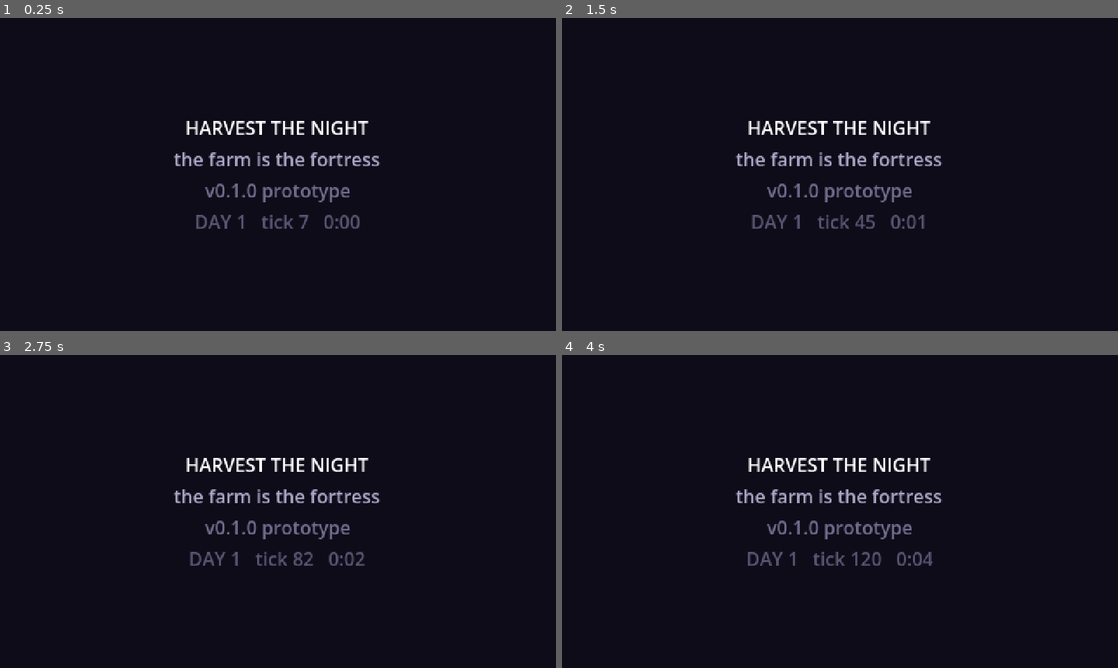
Above: before the commit, frames 1-4 (two rows, left to right).
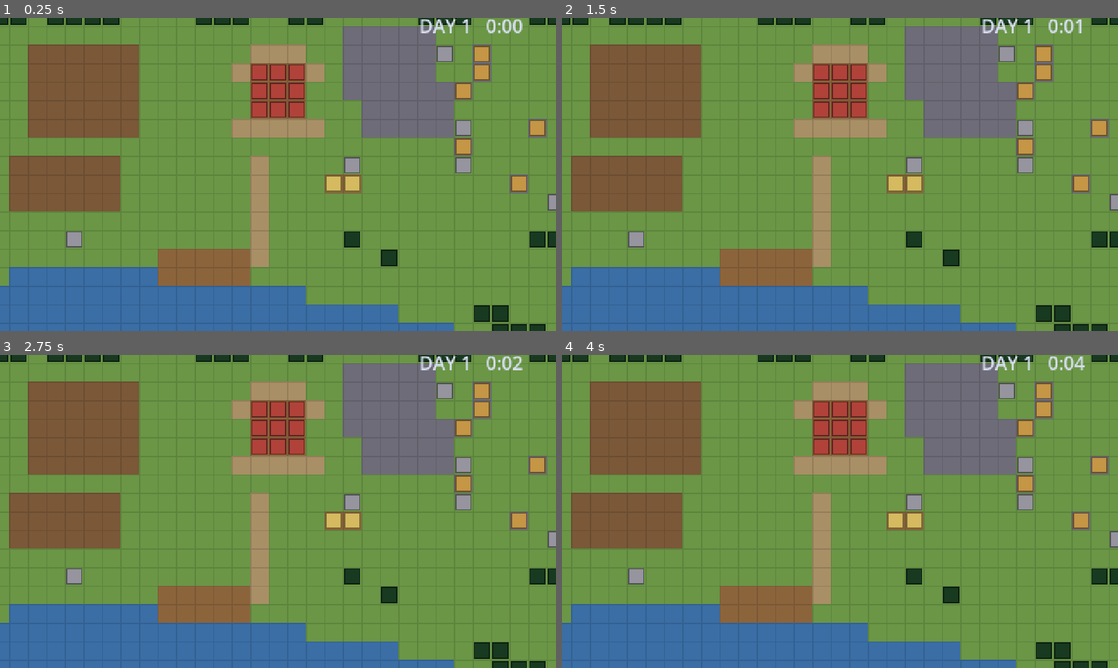
Above: after the commit, the same moments.

Repository: TiagoHelel/harvest_the_night
Game: Godot game, scene res://scenes/Main.tscn
Same seed, same stepped clock (60 frames per second), same inputs: the game is played once before the commit and once after it.
Inputs (mouse positions are in pixels of both pictures, inside the frame that each line leads up to):
- Up to frame 1 (0.25 s): no input
- Up to frame 2 (1.5 s): move the mouse to (962, 158) at 0.52 s; click (962, 158) at 0.67 s; drag from (728, 190) to (812, 237) at 1.27 s
- Up to frame 3 (2.75 s): move the mouse to (333, 442) at 2.02 s; click (333, 442) at 2.17 s
- Up to frame 4 (4 s): drag from (812, 574) to (673, 464) at 2.77 s; move the mouse to (1006, 558) at 3.52 s; click (1006, 558) at 3.67 s

The runs differ from the first frame. In frame 1, 99% of the frame differs, in the area x 0-100%, y 0-100%; in frame 2, 99%; in frame 3, 99%; in frame 4, 99%.

Commit message:
0013 The world renders
The farm is on screen: terrain on a TileMapLayer, occupants on a y-sorted layer,
and a camera fenced in at the farm's edges. Main.tscn is the game screen now.

Co-Authored-By: Claude Opus 5 <noreply@anthropic.com>

Diff:
--- a/scenes/Main.tscn
+++ b/scenes/Main.tscn
@@ -1,8 +1,9 @@
-[gd_scene load_steps=4 format=3]
+[gd_scene load_steps=5 format=3]
 
 [ext_resource type="Script" path="res://src/ui/main.gd" id="1_main"]
 [ext_resource type="Script" path="res://src/ui/sim_driver.gd" id="2_driver"]
 [ext_resource type="Script" path="res://src/ui/debug_overlay.gd" id="3_debug"]
+[ext_resource type="PackedScene" path="res://scenes/World.tscn" id="4_world"]
 
 [node name="Main" type="Control"]
 layout_mode = 3
@@ -11,6 +12,7 @@
 anchor_bottom = 1.0
 grow_horizontal = 2
 grow_vertical = 2
+mouse_filter = 2
 script = ExtResource("1_main")
 
 [node name="Background" type="ColorRect" parent="."]
@@ -23,48 +25,24 @@
 mouse_filter = 2
 color = Color(0.054902, 0.047059, 0.098039, 1)
 
-[node name="Rows" type="VBoxContainer" parent="."]
+[node name="WorldView" parent="." instance=ExtResource("4_world")]
+unique_name_in_owner = true
+
+[node name="Clock" type="Label" parent="."]
+unique_name_in_owner = true
 layout_mode = 1
-anchors_preset = 8
-anchor_left = 0.5
-anchor_top = 0.5
-anchor_right = 0.5
-anchor_bottom = 0.5
-offset_left = -160.0
-offset_top = -24.0
-offset_right = 160.0
-offset_bottom = 24.0
-grow_horizontal = 2
-grow_vertical = 2
+anchors_preset = 1
+anchor_left = 1.0
+anchor_right = 1.0
+offset_left = -140.0
+offset_top = 4.0
+offset_right = -4.0
+offset_bottom = 20.0
+grow_horizontal = 0
 mouse_filter = 2
-alignment = 1
-
-[node name="Title" type="Label" parent="Rows"]
-unique_name_in_owner = true
-layout_mode = 2
-text = "HARVEST THE NIGHT"
-horizontal_alignment = 1
-
-[node name="Pitch" type="Label" parent="Rows"]
-unique_name_in_owner = true
-modulate = Color(0.68, 0.65, 0.78, 1)
-layout_mode = 2
-text = "the farm is the fortress"
-horizontal_alignment = 1
-
-[node name="Version" type="Label" parent="Rows"]
-unique_name_in_owner = true
-modulate = Color(0.45, 0.43, 0.56, 1)
-layout_mode = 2
-text = "v0.1.0"
-horizontal_alignment = 1
-
-[node name="Clock" type="Label" parent="Rows"]
-unique_name_in_owner = true
-modulate = Color(0.35, 0.34, 0.45, 1)
-layout_mode = 2
-text = "tick 0"
-horizontal_alignment = 1
+modulate = Color(0.85, 0.87, 0.95, 1)
+text = "DAY 1"
+horizontal_alignment = 2
 
 [node name="SimDriver" type="Node" parent="."]
 unique_name_in_owner = true
--- /dev/null
+++ b/scenes/World.tscn
@@ -0,0 +1,13 @@
+[gd_scene load_steps=2 format=3]
+
+[ext_resource type="Script" path="res://src/ui/world_view.gd" id="1_world"]
+
+[node name="WorldView" type="Node2D"]
+script = ExtResource("1_world")
+
+[node name="Terrain" type="TileMapLayer" parent="."]
+
+[node name="Occupants" type="Node2D" parent="."]
+y_sort_enabled = true
+
+[node name="Camera" type="Camera2D" parent="."]
--- a/src/tools/input_check.gd
+++ b/src/tools/input_check.gd
@@ -34,7 +34,7 @@
 
 ## How many `_case_NNNN_*` functions `_run()` is expected to finish.
 ## **Adding a case means bumping this.**
-const CASES := 2
+const CASES := 3
 
 var passed := 0
 var failed := 0
@@ -66,6 +66,7 @@
 func _run() -> void:
 	await _case_0011_harness()
 	await _case_0012_debug_overlay()
+	await _case_0013_world_view()
 	_finish()
 
 
@@ -90,7 +91,7 @@
 
 	# The real scene, with the nodes it says it has.
 	expect(_scene != null, "the main scene loads")
-	expect(require_control("Title") != null, "the title label is there")
+	expect(require_control("WorldView") != null, "the farm is on screen")
 	expect(require_control("Clock") != null, "the clock label is there")
 	expect(require_control("SimDriver") != null, "the sim driver is there")
 
@@ -112,13 +113,14 @@
 	expect(locate_control("NoSuchControlExists") == null,
 		"while locate() is the quiet one, for asking whether something is there")
 
-	# The clock is running, which means the scene is really being ticked and
-	# not merely instantiated.
-	var clock: Label = require_control("Clock")
-	var first := clock.text
+	# The scene is really being ticked and not merely instantiated. The tick
+	# counter rather than the clock label: the label reads in whole seconds, so
+	# twenty frames of it say nothing at all.
+	var driver: SimDriver = require_control("SimDriver")
+	var first := int(driver.state["tick"])
 	await frames(20)
-	expect(clock.text != first, "the scene is live - the clock moved",
-		"%s then %s" % [first, clock.text])
+	expect(int(driver.state["tick"]) > first, "the scene is live - it is ticking",
+		"%d then %d" % [first, driver.state["tick"]])
 
 	# A mouse click reaches a Control and its handler runs.
 	var probe := Button.new()
@@ -145,13 +147,18 @@
 	await press_key(KEY_F9, false)
 	expect(not Input.is_key_pressed(KEY_F9), "and lets go")
 
-	# Clicking a farm cell. The mapping is the identity today because the
-	# viewport is the farm's own resolution and there is no camera yet; task
-	# 0013 gives the world view a `cell_to_screen()` and this starts asking it.
-	var centre := cell_to_screen(Vector2i(2, 3))
-	expect(centre == Vector2(2 * GameData.TILE_SIZE + 8, 3 * GameData.TILE_SIZE + 8),
-		"a farm cell maps to the middle of its tile", str(centre))
-	await click_cell(Vector2i(2, 3))
+	# Clicking a farm cell. Now that task 0013 has given the world view a
+	# camera, the mapping comes from the view rather than from the naive
+	# identity - so what is checked here is that a cell lands somewhere on
+	# screen and comes back as itself, not where it happens to be today.
+	var view: WorldView = require_control("WorldView")
+	var centre := cell_to_screen(Vector2i(20, 9))
+	expect(centre.x > 0.0 and centre.y > 0.0, "a farm cell is somewhere on screen",
+		str(centre))
+	expect(view.screen_to_cell(centre) == Vector2i(20, 9),
+		"and the screen position maps back to the cell it came from",
+		str(view.screen_to_cell(centre)))
+	await click_cell(Vector2i(20, 9))
 	expect(true, "clicking a cell does not throw")
 
 	await close_scene()
@@ -237,6 +244,88 @@
 	_completed += 1     # last line: an abandoned case never gets here
 
 
+## 0013 - the view: it draws the farm, it tracks the camera, it changes nothing.
+func _case_0013_world_view() -> void:
+	await open_scene(MAIN_SCENE)
+
+	var view: WorldView = require_control("WorldView")
+	var driver: SimDriver = require_control("SimDriver")
+	expect(view != null and driver != null, "the screen has both halves")
+	if view == null or driver == null:
+		_completed += 1
+		await close_scene()
+		return
+
+	# Everything on the farm got drawn, and nothing was drawn twice.
+	var occupants: Dictionary = driver.state["occupants"]
+	var drawn := view.find_child("Occupants", true, false)
+	expect(drawn != null and drawn.get_child_count() == occupants.size(),
+		"one sprite per occupant, no more and no fewer",
+		"%d drawn, %d on the farm"
+		% [drawn.get_child_count() if drawn else -1, occupants.size()])
+
+	# **Moving the camera cannot move the game.** The view reads the state and
+	# never writes to it; this is the assert that keeps it that way.
+	driver.running = false
+	await frames(2)
+	var before := State.hash_of(driver.state)
+	view.look_at_cell(Vector2i(0, 9))
+	await frames(3)
+	view.look_at_cell(Vector2i(39, 9))
+	await frames(3)
+	expect(State.hash_of(driver.state) == before,
+		"panning the camera did not move the determinism hash")
+	driver.running = true
+
+	# **A click on a cell goes where the camera put it.** This is why
+	# cell_to_screen exists at all: without it every click case would be wrong
+	# the moment the camera moved.
+	view.look_at_cell(Vector2i(0, 9))
+	await frames(3)
+	var left_edge := view.cell_to_screen(Vector2i(2, 9))
+	view.look_at_cell(Vector2i(39, 9))
+	await frames(3)
+	var right_edge := view.cell_to_screen(Vector2i(2, 9))
+	expect(left_edge.x != right_edge.x,
+		"the same cell is at a different place after a pan",
+		"%s then %s" % [left_edge, right_edge])
+
+	# Screen and cell are each other's inverse, wherever the camera is.
+	for cell in [Vector2i(20, 9), Vector2i(25, 4), Vector2i(30, 12)]:
+		expect(view.screen_to_cell(view.cell_to_screen(cell)) == cell,
+			"cell %s survives a round trip through the screen" % cell,
+			str(view.screen_to_cell(view.cell_to_screen(cell))))
+	expect(view.screen_to_cell(Vector2(-500, -500)) == Vector2i(-1, -1),
+		"and a position off the farm is not a cell")
+
+	# **The camera is clamped**, so panning past either end shows the farm
+	# rather than a gap. Godot does the clamping; this checks it was asked to.
+	var cam: Camera2D = view.find_child("Camera", true, false)
+	expect(cam != null and cam.limit_right == WorldView.WORLD_SIZE.x,
+		"the camera is fenced in at the farm's edge")
+	view.look_at_cell(Vector2i(-50, 9))
+	await frames(3)
+	expect(view.cell_to_screen(Vector2i(0, 0)).x >= -1.0,
+		"panning hard left still starts at column 0",
+		str(view.cell_to_screen(Vector2i(0, 0))))
+
+	# The occupant layer follows the farm when the farm changes, without
+	# anybody having to say so.
+	var count_before := drawn.get_child_count()
+	Farm.place(driver.state, Vector2i(11, 8), {"id": &"gun_tower"})
+	await frames(4)
+	expect(drawn.get_child_count() == count_before + 1,
+		"placing something redraws the layer",
+		"%d then %d" % [count_before, drawn.get_child_count()])
+	Farm.remove(driver.state, Vector2i(11, 8))
+	await frames(4)
+	expect(drawn.get_child_count() == count_before,
+		"and taking it away redraws it again")
+
+	await close_scene()
+	_completed += 1     # last line: an abandoned case never gets here
+
+
 # ----------------------------------------------------------------- the helpers
 
 ## Put a scene up and let it settle. Every case starts with one, so no case can
--- a/src/ui/main.gd
+++ b/src/ui/main.gd
@@ -1,33 +1,31 @@
 extends Control
 
-## The boot screen.
+## The game screen.
 ##
-## It exists to prove the project runs, to say which build is running, and - now
-## that task 0002 has landed - to show the clock actually ticking. Task 0091
-## replaces it with the title screen and task 0092 puts a router in front of
-## both; until then this is the whole game.
+## It owns the simulation, hands it to the world view to draw and to the debug
+## overlay to describe, and keeps the clock in the corner. Task 0091 puts a
+## title screen in front of it and task 0092 a router above both; until then
+## this is the whole game.
 
 ## Any seed would do here. It is written down rather than taken from the system
 ## clock so that two boots of the prototype show the same numbers, which is the
 ## habit the whole codebase is built on.
 const BOOT_SEED := 20260927
 
-@onready var _title: Label = %Title
-@onready var _version: Label = %Version
-@onready var _pitch: Label = %Pitch
 @onready var _clock: Label = %Clock
+@onready var _world: WorldView = %WorldView
 @onready var _driver: SimDriver = %SimDriver
 @onready var _debug: CanvasLayer = %DebugOverlay
 
 
 func _ready() -> void:
-	_title.text = BuildInfo.GAME_NAME
-	_version.text = BuildInfo.short()
-	_pitch.text = "the farm is the fortress"
 	print(BuildInfo.line())
 
 	_driver.ticked.connect(_on_ticked)
 	_driver.start(BOOT_SEED)
+
+	_world.show_state(_driver.state)
+	_world.look_at_cell(Farm.house_centre(_driver.state))
 
 	# The overlay is handed its driver rather than going looking for one: a
 	# screen owns its simulation, and two on screen at once would still each
@@ -43,10 +41,9 @@
 
 func _show(state: Dictionary) -> void:
 	var tick: int = int(state.get("tick", 0))
-	_clock.text = "%s %d   tick %d   %d:%02d" % [
+	_clock.text = "%s %d   %d:%02d" % [
 		Phases.name_of(int(state.get("phase", 0))),
 		int(state.get("day", 1)),
-		tick,
 		tick / (GameData.TICK_HZ * 60),
 		(tick / GameData.TICK_HZ) % 60,
 	]
--- /dev/null
+++ b/src/ui/world_view.gd
@@ -0,0 +1,230 @@
+class_name WorldView
+extends Node2D
+
+## The farm, on screen.
+##
+## **It reads the core state and never writes to it.** Everything here is a
+## consequence of `Farm`; if the view and the rules ever disagree, the view is
+## wrong. That is what lets the headless tools and the autoplayer play the same
+## game with no window at all.
+##
+## Two layers, because they sort differently. Terrain is a `TileMapLayer` - flat,
+## built once, never touched again, because terrain does not change. Occupants
+## and actors go on a y-sorted `Node2D` above it, so a tree drawn at the bottom
+## of the screen is in front of a tower drawn above it, which is what makes a
+## three-quarter view read as depth rather than as a spreadsheet.
+##
+## ## Placeholder art
+##
+## The tileset and the occupant textures are generated here from flat colours.
+## Task 0014 brings the sprite pipeline and task 0072 the real tileset; when
+## they land, `_build_terrain_tileset()` and `_texture_for()` are the only two
+## functions that change, and nothing else in this file knows the difference.
+
+## The farm is 640x288 pixels and the viewport is 480x270, so there are 160
+## pixels of horizontal pan and 18 of vertical.
+##
+## **Vertically the camera is locked to the middle**, which crops nine pixels
+## off the top and the bottom. That is deliberate and the map is drawn for it:
+## row 0 and row 17 are the tree line and the far water, a decorative border
+## rather than anywhere the player goes. A camera that drifted up and down over
+## eighteen pixels would be motion sickness in exchange for nothing.
+const WORLD_SIZE := Vector2i(
+	GameData.GRID_WIDTH * GameData.TILE_SIZE,
+	GameData.GRID_HEIGHT * GameData.TILE_SIZE)
+
+## Placeholder terrain colours, in `Farm.Terrain` order.
+const TERRAIN_COLOURS: Array = [
+	Color8(106, 150, 70),       # GRASS
+	Color8(122, 88, 56),        # SOIL
+	Color8(58, 110, 165),       # WATER
+	Color8(110, 108, 120),      # ROCK
+	Color8(168, 143, 102),      # PATH
+	Color8(140, 100, 60),       # FLOOR
+]
+
+## Placeholder occupant colours.
+##
+## Chosen for **contrast against what they stand on**, not for beauty. The
+## first render had trees at a green close to the grass in value and they
+## vanished; placeholder art whose only job is legibility has to be legible.
+const OCCUPANT_COLOURS: Dictionary = {
+	&"tree": Color8(24, 58, 32),
+	&"rock": Color8(150, 148, 158),
+	&"ore": Color8(196, 150, 70),
+	&"house": Color8(176, 66, 58),
+	&"shop": Color8(214, 186, 96),
+	&"gun_tower": Color8(120, 130, 160),
+	&"wall": Color8(130, 128, 136),
+	&"fence": Color8(150, 116, 74),
+	&"barricade": Color8(160, 130, 90),
+}
+
+## Anything not in the table above, so a new occupant shows up as an obvious
+## magenta block rather than as nothing at all.
+const UNKNOWN_COLOUR := Color8(220, 60, 200)
+
+@onready var _terrain: TileMapLayer = $Terrain
+@onready var _occupants: Node2D = $Occupants
+@onready var _camera: Camera2D = $Camera
+
+var _state: Dictionary = {}
+var _dirty := true
+var _last_signature := 0
+var _textures: Dictionary = {}
+
+
+func _ready() -> void:
+	_terrain.tile_set = _build_terrain_tileset()
+
+	# Camera limits are the farm's edges, so panning can never show a gap or a
+	# repeated column - the engine does the clamping and no arithmetic here can
+	# get it wrong.
+	_camera.limit_left = 0
+	_camera.limit_top = 0
+	_camera.limit_right = WORLD_SIZE.x
+	_camera.limit_bottom = WORLD_SIZE.y
+	_camera.position_smoothing_enabled = false      # pixel art: no half pixels
+	_camera.ignore_rotation = true
+	_camera.make_current()
+	_camera.position = Vector2(WORLD_SIZE) * 0.5
+
+
+## Point the view at a game. Called by whatever screen owns the simulation.
+func show_state(state: Dictionary) -> void:
+	_state = state
+	_dirty = true
+	_draw_terrain()
+	_refresh()
+
+
+## Redraw the occupants next frame. Called by anything that knows it changed
+## the farm; the signature check below catches the rest.
+func mark_dirty() -> void:
+	_dirty = true
+
+
+func _process(_delta: float) -> void:
+	if _state.is_empty():
+		return
+	# **Not rebuilt every frame.** Godot's Dictionary hash is cheap and exact
+	# enough to notice a placement or a removal; the determinism hash is a
+	# different thing for a different job and is not used here.
+	var signature: int = (_state["occupants"] as Dictionary).hash()
+	if signature != _last_signature:
+		_last_signature = signature
+		_dirty = true
+	if _dirty:
+		_dirty = false
+		_refresh()
+
+
+# ------------------------------------------------------------------- camera
+
+## Keep the camera on a cell, clamped to the farm and locked vertically.
+func look_at_cell(cell: Vector2i) -> void:
+	_camera.position.x = float(cell.x * GameData.TILE_SIZE + GameData.TILE_SIZE / 2)
+	_camera.position.y = float(WORLD_SIZE.y) * 0.5
+
+
+## Where a farm cell is on screen, in viewport pixels.
+##
+## `input_check` asks for this by name so that a click on a cell goes wherever
+## the camera has put it, rather than wherever it would have been if the camera
+## had never moved.
+func cell_to_screen(cell: Vector2i) -> Vector2:
+	var local := Vector2(cell) * float(GameData.TILE_SIZE) \
+		+ Vector2.ONE * (float(GameData.TILE_SIZE) * 0.5)
+	return get_global_transform_with_canvas() * local
+
+
+## Which cell a screen position is over, or (-1, -1) when it is off the farm.
+func screen_to_cell(position: Vector2) -> Vector2i:
+	var local: Vector2 = get_global_transform_with_canvas().affine_inverse() * position
+	var cell := Vector2i((local / float(GameData.TILE_SIZE)).floor())
+	return cell if Grid.in_bounds(cell) else Vector2i(-1, -1)
+
+
+# -------------------------------------------------------------------- drawing
+
+## Terrain is built once. It cannot change: nothing in the game turns grass
+## into water, and the day and the night are the same tiles by design.
+func _draw_terrain() -> void:
+	if _state.is_empty():
+		return
+	_terrain.clear()
+	var bytes: PackedByteArray = _state["terrain"]
+	for idx in Grid.CELLS:
+		var cell := Grid.cell(idx)
+		_terrain.set_cell(cell, 0, Vector2i(int(bytes[idx]), 0))
+
+
+func _refresh() -> void:
+	for child in _occupants.get_children():
+		child.queue_free()
+	if _state.is_empty():
+		return
+
+	var occupants: Dictionary = _state["occupants"]
+	# Sorted, so that two runs build the same tree in the same order. Nothing
+	# depends on it yet; the day something here draws from the RNG, it will.
+	var keys: Array = occupants.keys()
+	keys.sort()
+	for idx in keys:
+		var id: StringName = (occupants[idx] as Dictionary)["id"]
+		var cell := Grid.cell(idx)
+		var sprite := Sprite2D.new()
+		sprite.texture = _texture_for(id)
+		sprite.centered = false
+		sprite.position = Vector2(cell) * float(GameData.TILE_SIZE)
+		_occupants.add_child(sprite)
+
+
+# ------------------------------------------------- placeholder art, until 0014
+
+func _build_terrain_tileset() -> TileSet:
+	var size := GameData.TILE_SIZE
+	var image := Image.create(size * TERRAIN_COLOURS.size(), size, false,
+		Image.FORMAT_RGBA8)
+	for t in TERRAIN_COLOURS.size():
+		var base: Color = TERRAIN_COLOURS[t]
+		for y in size:
+			for x in size:
+				# A darker top-left edge, so the tile grid reads while the art
+				# is still flat colour. The real tileset of task 0072 will not
+				# need it.
+				var shade := 0.88 if (x == 0 or y == 0) else 1.0
+				image.set_pixel(t * size + x, y,
+					Color(base.r * shade, base.g * shade, base.b * shade))
+
+	var source := TileSetAtlasSource.new()
+	source.texture = ImageTexture.create_from_image(image)
+	source.texture_region_size = Vector2i(size, size)
+	for t in TERRAIN_COLOURS.size():
+		source.create_tile(Vector2i(t, 0))
+
+	var tile_set := TileSet.new()
+	tile_set.tile_size = Vector2i(size, size)
+	tile_set.add_source(source, 0)
+	return tile_set
+
+
+func _texture_for(id: StringName) -> Texture2D:
+	if _textures.has(id):
+		return _textures[id]
+	var size := GameData.TILE_SIZE
+	var colour: Color = OCCUPANT_COLOURS.get(id, UNKNOWN_COLOUR)
+	var image := Image.create(size, size, false, Image.FORMAT_RGBA8)
+	# Inset by one pixel so the terrain still shows around the edge, with a
+	# darker rim so a block reads as an object rather than as a stain on the
+	# grass.
+	var rim := Color(colour.r * 0.55, colour.g * 0.55, colour.b * 0.55)
+	for y in size:
+		for x in size:
+			var edge := x <= 1 or y <= 1 or x >= size - 2 or y >= size - 2
+			var outside := x == 0 or y == 0 or x == size - 1 or y == size - 1
+			image.set_pixel(x, y,
+				Color(0, 0, 0, 0) if outside else (rim if edge else colour))
+	var tex := ImageTexture.create_from_image(image)
+	_textures[id] = tex
+	return tex
Not shown, added: src/ui/world_view.gd.uid
Not shown, changed: implementation/BACKLOG.md
Not shown, changed: implementation/PROGRESS.md
Not shown, changed: implementation/prompts/0013-world-render.md
